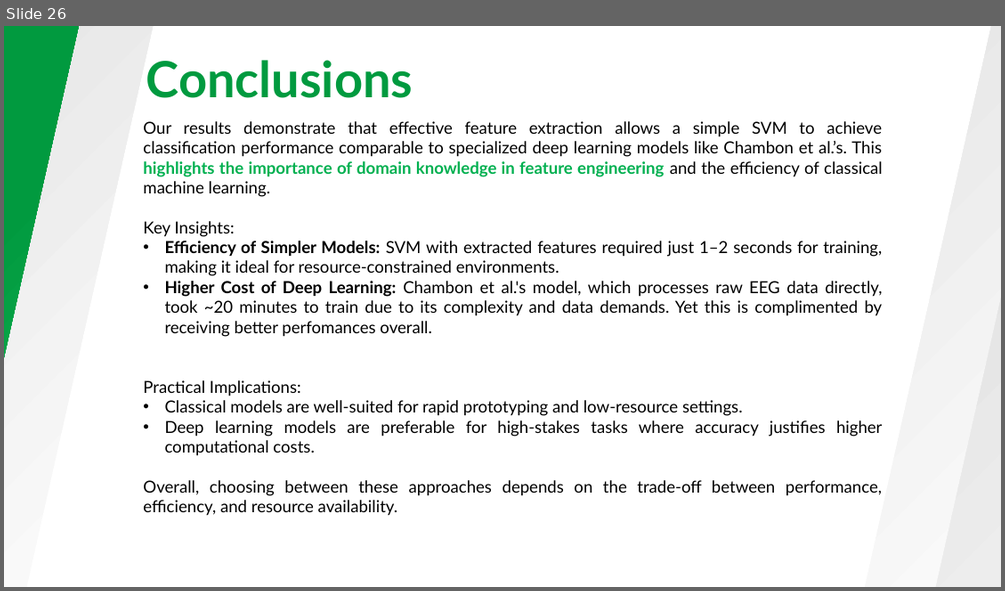
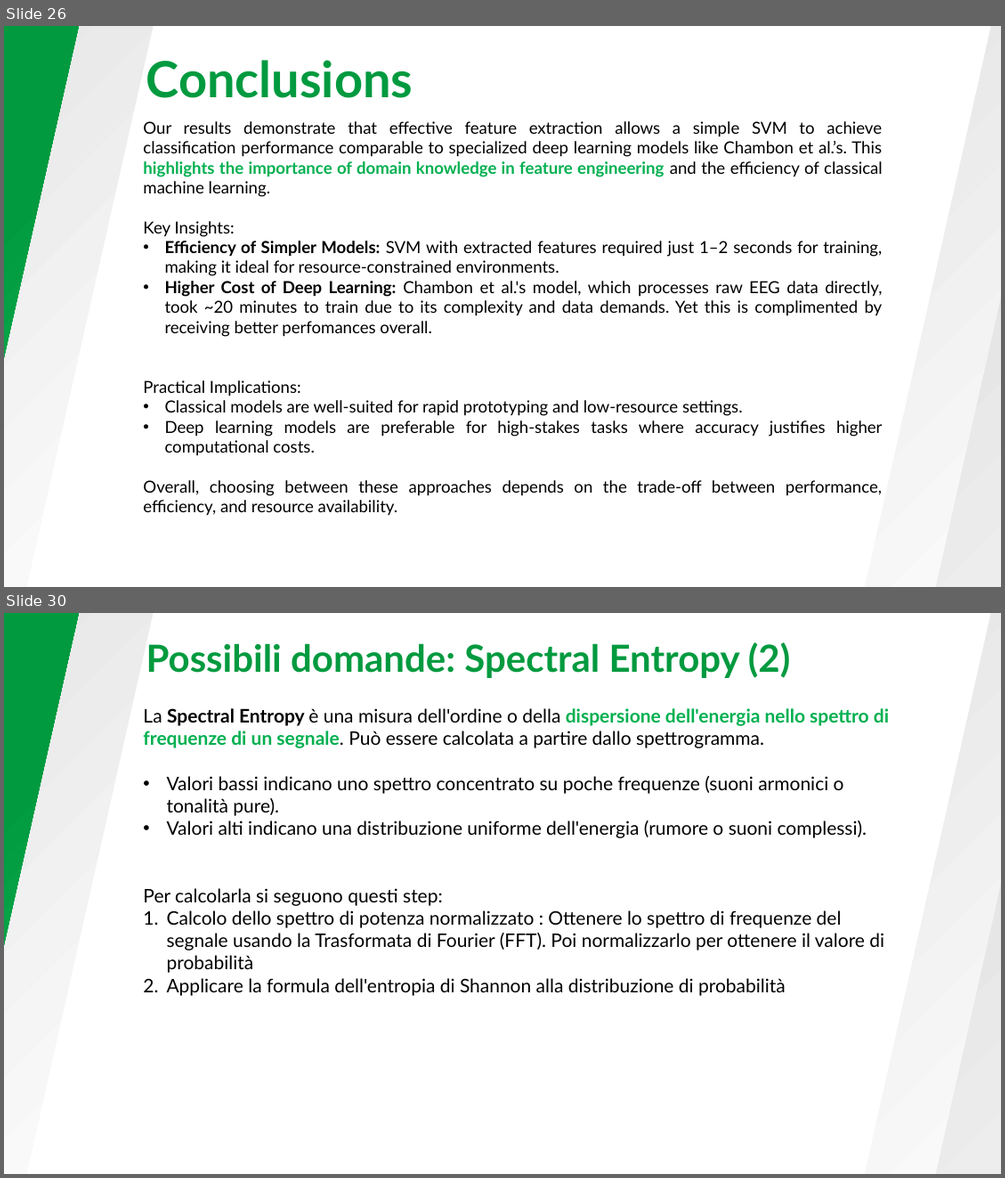
Before and after one commit to VR3ED/SleepStages_prediction, a slide deck: Presentazione.pptx. Shown one above the other, each under a label of ours: slide 26 before the commit, slides 26 and 30 after it; the slides between them are not shown. The pictures are 1005x591 and 1005x1178 pixels, drawn with LibreOffice and Linux fonts; fonts in the diff are those of the drawing. Boxes give left, top, right and bottom in pixels: in the first picture for what was removed or moved away, otherwise in the second. Text is boxed around its words. In the diff, an @@ line names an element or a change of style, - is before the commit and + after.

```diff
--- a/Presentazione.pptx
+++ b/Presentazione.pptx
@@ slide 30 added at <box>4,613,1001,1174</box>, background #FFFFFF @@
@@ rectangle added at <box>4,613,168,1174</box>, fill gradient #E2E2E2 to #FFFFFF @@
@@ rectangle added at <box>4,613,105,1174</box>, fill gradient #019A3F to #18BE5A @@
@@ rectangle added at <box>861,613,1001,1174</box>, fill gradient #E2E2E2 to #FFFFFF @@
@@ rectangle added at <box>907,625,1001,1174</box>, fill gradient #E2E2E2 to #F6F6F6 @@
@@ text added at <box>146,642,790,678</box>, 36 pt, text #019A3F, bold @@
+Possibili domande: Spectral Entropy (2)
@@ text added at <box>143,708,889,996</box>, 18 pt, text #000000 @@
+La Spectral Entropy è una misura dell'ordine o della dispersione dell'energia nello spettro di frequenze di un segnale. Può essere calcolata a partire dallo spettrogramma.
+• Valori bassi indicano uno spettro concentrato su poche frequenze (suoni armonici o tonalità pure).
+• Valori alti indicano una distribuzione uniforme dell'energia (rumore o suoni complessi).
+Per calcolarla si seguono questi step:
+1. Calcolo dello spettro di potenza normalizzato : Ottenere lo spettro di frequenze del segnale usando la Trasformata di Fourier (FFT). Poi normalizzarlo per ottenere il valore di probabilità
+2. Applicare la formula dell'entropia di Shannon alla distribuzione di probabilità
```
Also in this commit, not shown: 1 slide changed, 4 other slides added, 1 other file.
